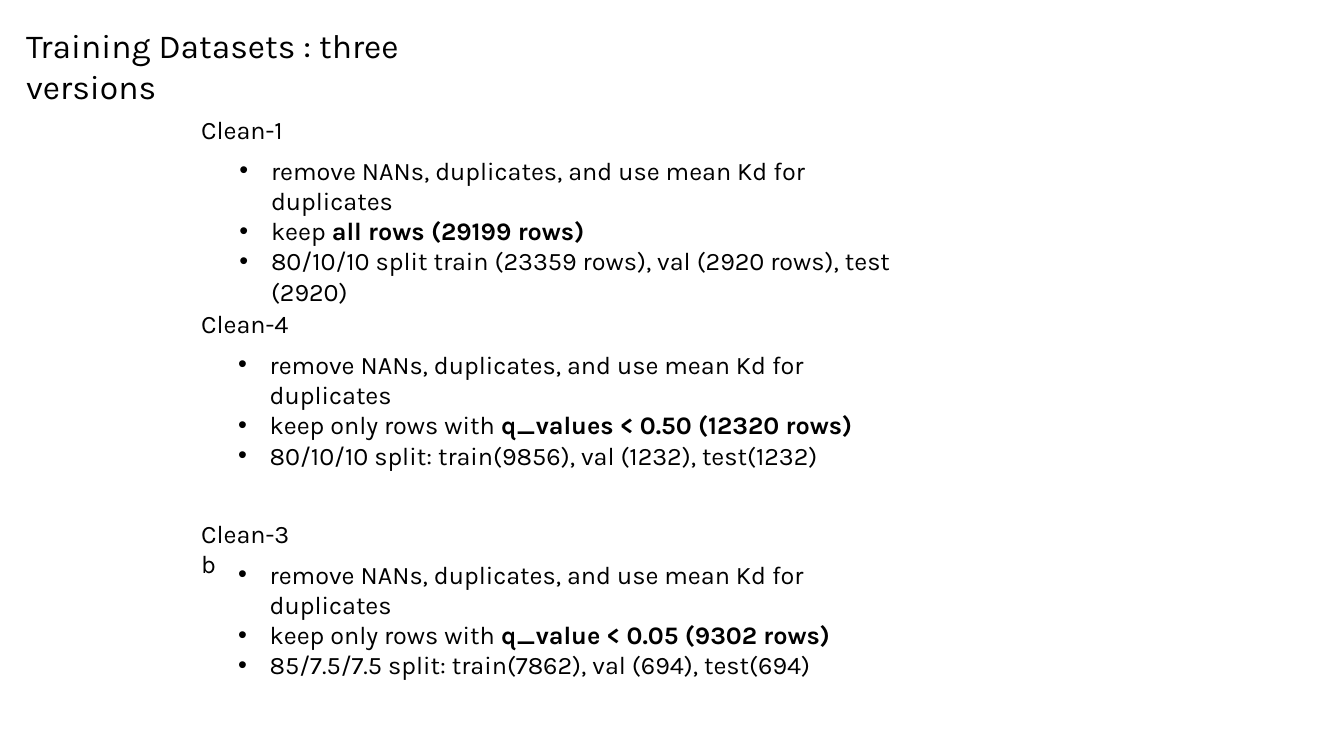
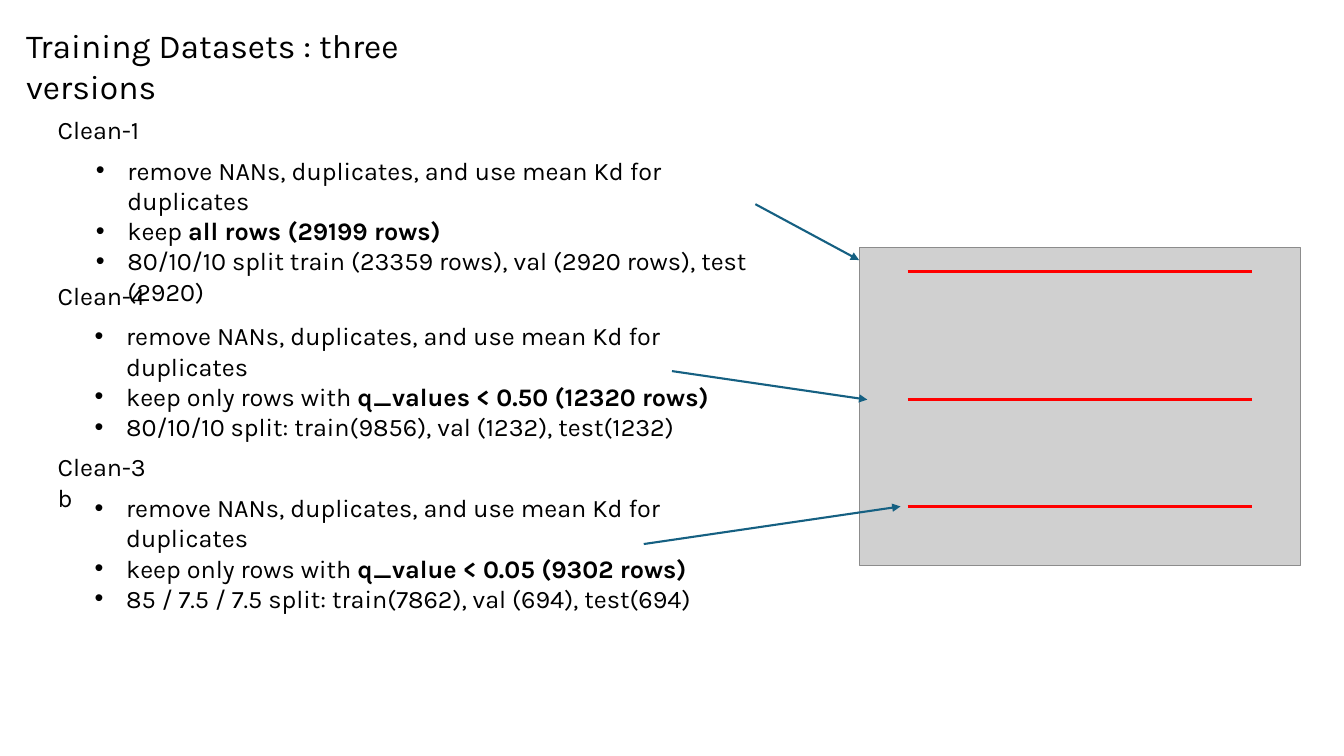
Before and after one commit to planaria158/BERT-antibody-antigen-binding-energy, a slide deck: slide 5 of Homework-aAlphaBio.pptx (slide 4 before the commit). Drawn at 1344x756 pixels with LibreOffice and Linux fonts; fonts in the diff are those of the drawing; grey boxes stand for pictures. Boxes give left, top, right and bottom in pixels: in the first picture for what was removed or moved away, otherwise in the second. Text is boxed around its words. In the diff, an @@ line names an element or a change of style, - is before the commit and + after.

```diff
--- a/Homework-aAlphaBio.pptx
+++ b/Homework-aAlphaBio.pptx
@@ text "Clean-1": place and size @@
-text "Clean-1" at bbox=[201, 121, 283, 140]
+text "Clean-1" at bbox=[58, 121, 140, 140]
@@ text "remove NANs, duplicates, and use ...": place and size @@
-text "remove NANs, duplicates, and use ..." at bbox=[271, 162, 890, 304]
+text "remove NANs, duplicates, and use ..." at bbox=[127, 162, 746, 305]
@@ arrow added from (755, 205) to (859, 260), #156082 1.5 pt @@
@@ text "Clean-4" rewrapped from bbox=[201, 315, 288, 334] to bbox=[58, 283, 145, 306] @@
@@ group added at bbox=[859, 248, 1301, 566]: 3 lines, 1 picture @@
@@ text "remove NANs, duplicates, and use ...": place and size @@
-text "remove NANs, duplicates, and use ..." at bbox=[270, 356, 853, 471]
+text "remove NANs, duplicates, and use ..." at bbox=[126, 327, 709, 442]
@@ arrow added from (673, 371) to (867, 399), #156082 1.5 pt @@
@@ text "Clean-3b": place and size @@
-text "Clean-3b" at bbox=[201, 525, 289, 544]
+text "Clean-3b" at bbox=[58, 458, 146, 477]
@@ text "remove NANs, duplicates, and use ...": place and size @@
-text "remove NANs, duplicates, and use ..." at bbox=[270, 566, 830, 680]
+text "remove NANs, duplicates, and use ..." at bbox=[126, 499, 690, 614]
@@ arrow added from (644, 544) to (900, 506), #156082 1.5 pt @@
@@ text at bbox=[126, 590, 690, 614]: spaces changed @@
-• 85/7.5/7.5 split: train(7862), val (694), test(694)
+• 85 / 7.5 / 7.5 split: train(7862), val (694), test(694)
```
Also in this commit, not shown: 10 other slides changed, 6 slides added.
